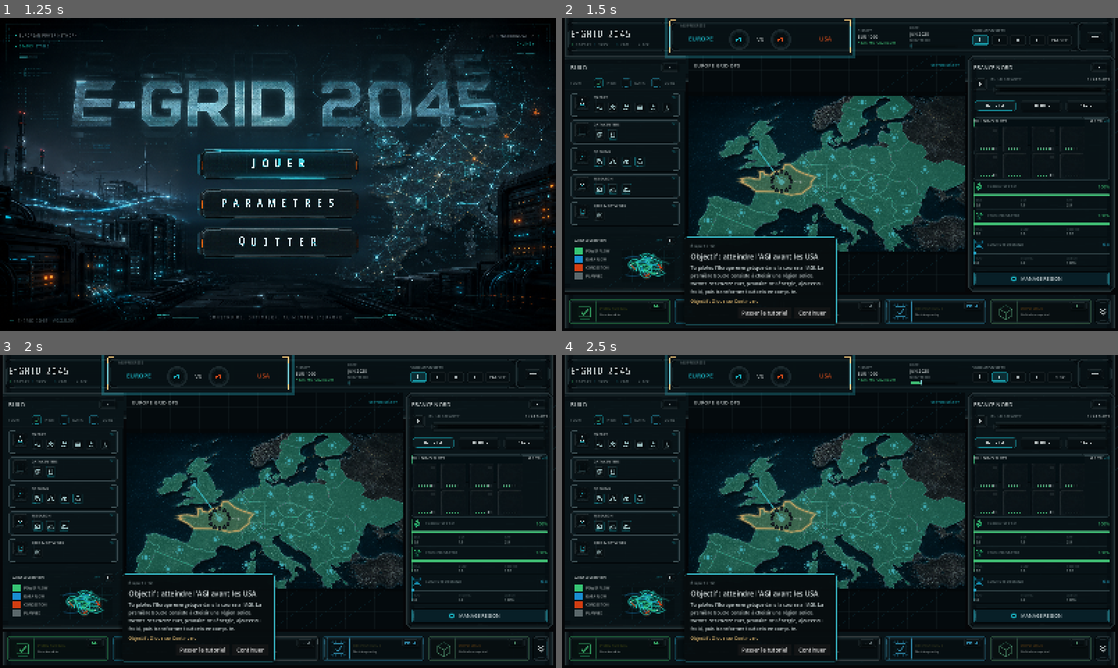
Above: before the commit, frames 1-4 (two rows, left to right).
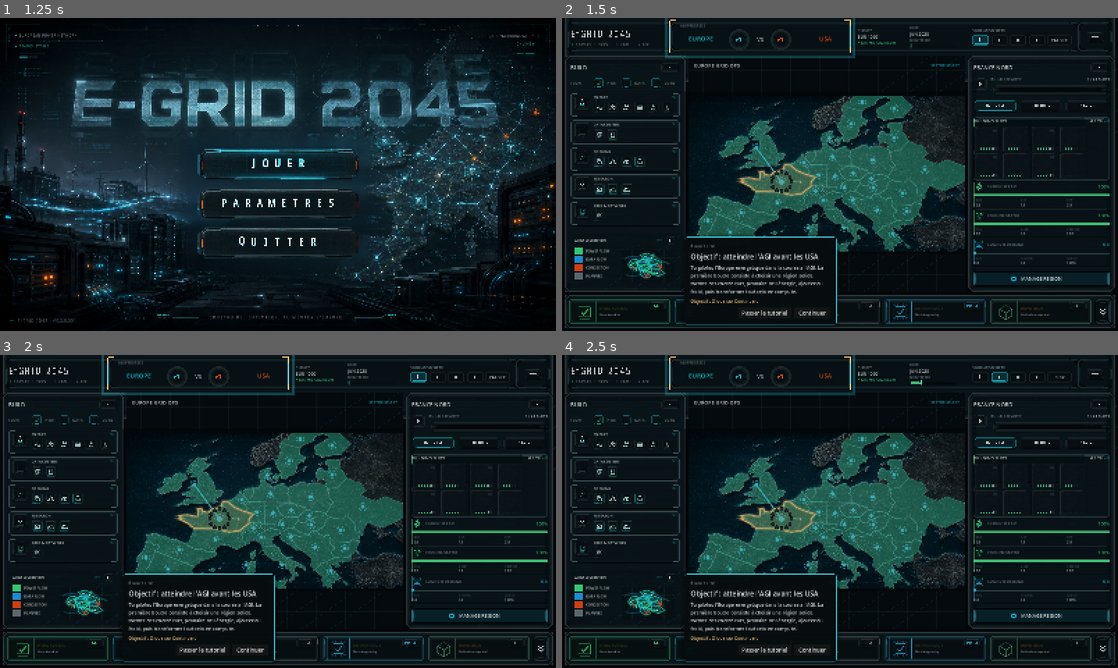
Above: after the commit, the same moments.

Repository: Exifs/Hackaton-Engie-E-Grid-2045
Game: Godot game, scene res://scenes/main_menu.tscn
The game is run twice, just before and just after one commit, with the same random seed, the same clock (stepped at 60 frames per second) and the same inputs.
Inputs (mouse positions are in pixels of both pictures, inside the frame that each line leads up to):
- Up to frame 1 (1.25 s): tap Enter (menu_accept) at 0.5 s; move the mouse to (400, 158) at 0.52 s; hold Right (ui_right) from 0.53 s (still down); tap 2 (game_speed_fast) at 0.6 s; click (400, 158) at 0.67 s
- Up to frame 2 (1.5 s): release Right (ui_right) at 1.25 s; click (840, 165) at 1.25 s
- Up to frame 3 (2 s): no input
- Up to frame 4 (2.5 s): click (1001, 376) at 2 s

Frame 1 is identical in both runs. In frame 2, 1.0% of the frame differs, in the area x 0-100%, y 12-100%; in frame 3, 1.0%; in frame 4, 1.0%.

Commit message:
Add panel chrome overlay validation

Diff:
--- a/e-grid-2045/scenes/ui/game/e_grid_alert_bar.tscn
+++ b/e-grid-2045/scenes/ui/game/e_grid_alert_bar.tscn
@@ -1,9 +1,10 @@
-[gd_scene load_steps=5 format=3]
+[gd_scene load_steps=6 format=3]
 
 [ext_resource type="Script" path="res://scripts/ui/game/e_grid_alert_bar.gd" id="1_alert_bar"]
 [ext_resource type="PackedScene" path="res://scenes/ui/game/e_grid_alert_item.tscn" id="2_alert_item"]
 [ext_resource type="PackedScene" path="res://scenes/ui/components/e_grid_panel.tscn" id="3_panel"]
 [ext_resource type="PackedScene" path="res://scenes/ui/components/e_grid_chevron_button.tscn" id="4_chevron_button"]
+[ext_resource type="Script" path="res://scripts/ui/game/e_grid_panel_outer_chrome.gd" id="5_outer_chrome"]
 
 [node name="EGridAlertBar" type="Control"]
 custom_minimum_size = Vector2(0, 96)
@@ -21,6 +22,16 @@
 mouse_filter = 2
 fit_to_source_size = false
 stretch_to_bounds = true
+
+[node name="OuterChrome" type="Control" parent="."]
+layout_mode = 1
+anchors_preset = 15
+anchor_right = 1.0
+anchor_bottom = 1.0
+grow_horizontal = 2
+grow_vertical = 2
+mouse_filter = 2
+script = ExtResource("5_outer_chrome")
 
 [node name="ContentMargin" type="MarginContainer" parent="."]
 layout_mode = 1
--- a/e-grid-2045/scenes/ui/game/e_grid_build_palette.tscn
+++ b/e-grid-2045/scenes/ui/game/e_grid_build_palette.tscn
@@ -6,6 +6,7 @@
 [ext_resource type="PackedScene" path="res://scenes/ui/game/e_grid_grid_overview.tscn" id="4_grid_overview"]
 [ext_resource type="Script" path="res://scripts/ui/game/e_grid_build_palette.gd" id="5_build_palette"]
 [ext_resource type="PackedScene" path="res://scenes/ui/components/e_grid_checkbox.tscn" id="6_checkbox"]
+[ext_resource type="Script" path="res://scripts/ui/game/e_grid_panel_outer_chrome.gd" id="7_outer_chrome"]
 
 [sub_resource type="LabelSettings" id="LabelSettings_title"]
 font_size = 16
@@ -30,6 +31,16 @@
 mouse_filter = 2
 fit_to_source_size = false
 stretch_to_bounds = true
+
+[node name="OuterChrome" type="Control" parent="."]
+layout_mode = 1
+anchors_preset = 15
+anchor_right = 1.0
+anchor_bottom = 1.0
+grow_horizontal = 2
+grow_vertical = 2
+mouse_filter = 2
+script = ExtResource("7_outer_chrome")
 
 [node name="ContentMargin" type="MarginContainer" parent="."]
 layout_mode = 1
--- a/e-grid-2045/scripts/test/e_grid_game_ui_layout_render_test.gd
+++ b/e-grid-2045/scripts/test/e_grid_game_ui_layout_render_test.gd
@@ -91,14 +91,17 @@
 	var top_bar := game_scene.get_node_or_null("SafeArea/Root/TopBar") as Control
 	var build_owner := game_scene.get_node_or_null("SafeArea/Root/MainRow/BuildPalette") as Control
 	var region_owner := game_scene.get_node_or_null("SafeArea/Root/MainRow/RegionPanel") as Control
+	var alert_owner := game_scene.get_node_or_null("SafeArea/Root/AlertBar") as Control
 	var top_panel := game_scene.get_node_or_null("SafeArea/Root/TopBar/BackgroundPanel") as Control
 	var build_panel := game_scene.get_node_or_null("SafeArea/Root/MainRow/BuildPalette/BackgroundPanel") as Control
 	var region_panel := game_scene.get_node_or_null("SafeArea/Root/MainRow/RegionPanel/BackgroundPanel") as Control
+	var alert_panel := game_scene.get_node_or_null("SafeArea/Root/AlertBar/BackgroundPanel") as Control
 
 	for entry in [
 		{"label": "top bar", "node": top_panel, "owner": top_bar},
 		{"label": "build palette", "node": build_panel, "owner": build_owner},
 		{"label": "region panel", "node": region_panel, "owner": region_owner},
+		{"label": "alert bar", "node": alert_panel, "owner": alert_owner},
 	]:
 		var panel := entry["node"] as Control
 		if panel == null:
@@ -117,6 +120,49 @@
 		var owner := entry["owner"] as Control
 		if owner != null and panel.get_global_rect().size.x < owner.get_global_rect().size.x - 1.0:
 			_failures.append("%s background does not cover its owner width." % entry["label"])
+
+	_validate_panel_edge_chrome(game_scene)
+
+
+func _validate_panel_edge_chrome(game_scene: Control) -> void:
+	for entry in [
+		{
+			"label": "build palette",
+			"owner": game_scene.get_node_or_null("SafeArea/Root/MainRow/BuildPalette"),
+			"background": game_scene.get_node_or_null("SafeArea/Root/MainRow/BuildPalette/BackgroundPanel"),
+			"chrome": game_scene.get_node_or_null("SafeArea/Root/MainRow/BuildPalette/OuterChrome"),
+			"content": game_scene.get_node_or_null("SafeArea/Root/MainRow/BuildPalette/ContentMargin"),
+		},
+		{
+			"label": "alert bar",
+			"owner": game_scene.get_node_or_null("SafeArea/Root/AlertBar"),
+			"background": game_scene.get_node_or_null("SafeArea/Root/AlertBar/BackgroundPanel"),
+			"chrome": game_scene.get_node_or_null("SafeArea/Root/AlertBar/OuterChrome"),
+			"content": game_scene.get_node_or_null("SafeArea/Root/AlertBar/ContentMargin"),
+		},
+	]:
+		var owner := entry["owner"] as Control
+		var background := entry["background"] as Control
+		var chrome := entry["chrome"] as Control
+		var content := entry["content"] as Control
+		var label := str(entry["label"])
+		if owner == null or background == null or content == null:
+			_failures.append("%s panel edge chrome cannot be validated because required nodes are missing." % label)
+			continue
+		if chrome == null:
+			_failures.append("%s panel should expose an OuterChrome border overlay." % label)
+			continue
+
+		var owner_rect := owner.get_global_rect()
+		var chrome_rect := chrome.get_global_rect()
+		if chrome_rect.size.x < owner_rect.size.x - 1.0 or chrome_rect.size.y < owner_rect.size.y - 1.0:
+			_failures.append("%s OuterChrome should cover the full panel bounds." % label)
+		if chrome.get_index() <= background.get_index():
+			_failures.append("%s OuterChrome should render above the background panel." % label)
+		if chrome.get_index() >= content.get_index():
+			_failures.append("%s OuterChrome should stay below content controls." % label)
+		if chrome.mouse_filter != Control.MOUSE_FILTER_IGNORE:
+			_failures.append("%s OuterChrome should not intercept panel input." % label)
 
 
 func _validate_menu_button(game_scene: Control) -> void:
@@ -820,6 +866,16 @@
 	var region_panel := game_scene.get_node_or_null("SafeArea/Root/MainRow/RegionPanel") as Control
 	if region_panel != null:
 		region_panel.set("active_tab", "overview")
+	_hide_tutorial_overlay(game_scene)
+
+
+func _hide_tutorial_overlay(game_scene: Control) -> void:
+	var overlay := game_scene.find_child("TutorialOverlay", true, false) as Control
+	if overlay == null:
+		return
+
+	overlay.hide()
+	overlay.mouse_filter = Control.MOUSE_FILTER_IGNORE
 
 
 func _validate_top_bar_pixels() -> void:
--- /dev/null
+++ b/e-grid-2045/scripts/ui/game/e_grid_panel_outer_chrome.gd
@@ -0,0 +1,156 @@
+@tool
+class_name EGridPanelOuterChrome
+extends Control
+
+@export var corner_size := 12.0:
+	set(value):
+		corner_size = value
+		queue_redraw()
+@export var inner_inset := 6.0:
+	set(value):
+		inner_inset = value
+		queue_redraw()
+@export var outer_line_color := Color("#3b4b50d8"):
+	set(value):
+		outer_line_color = value
+		queue_redraw()
+@export var inner_line_color := Color("#182b30d4"):
+	set(value):
+		inner_line_color = value
+		queue_redraw()
+@export var corner_accent_color := Color("#88a4a9a0"):
+	set(value):
+		corner_accent_color = value
+		queue_redraw()
+
+
+func _ready() -> void:
+	mouse_filter = Control.MOUSE_FILTER_IGNORE
+	queue_redraw.call_deferred()
+
+
+func _notification(what: int) -> void:
+	if what == NOTIFICATION_RESIZED:
+		queue_redraw()
+
+
+func _draw() -> void:
+	if size.x <= 18.0 or size.y <= 18.0:
+		return
+
+	var outer_rect := Rect2(Vector2.ZERO, size).grow(-1.0)
+	var inner_rect := outer_rect.grow(-inner_inset)
+	_draw_corner_caps(outer_rect)
+	_draw_edge_bands(outer_rect)
+	_draw_closed_polyline(_clipped_rect_points(outer_rect, corner_size), Color("#020608ee"), 2.0)
+	_draw_closed_polyline(_clipped_rect_points(outer_rect.grow(-1.0), maxf(corner_size - 1.0, 2.0)), outer_line_color, 1.0)
+	_draw_closed_polyline(_clipped_rect_points(inner_rect, maxf(corner_size - 4.0, 2.0)), inner_line_color, 1.0)
+	_draw_corner_marks(outer_rect)
+
+
+func _draw_edge_bands(rect: Rect2) -> void:
+	var horizontal_width := maxf(rect.size.x - 48.0, 0.0)
+	var vertical_height := maxf(rect.size.y - 48.0, 0.0)
+	if horizontal_width > 0.0:
+		draw_rect(Rect2(rect.position + Vector2(24.0, 3.0), Vector2(horizontal_width, 3.0)), Color("#0206098a"), true)
+		draw_rect(Rect2(rect.position + Vector2(24.0, 7.0), Vector2(horizontal_width, 1.0)), Color("#2b414794"), true)
+		draw_rect(Rect2(Vector2(rect.position.x + 24.0, rect.end.y - 7.0), Vector2(horizontal_width, 1.0)), Color("#23363b82"), true)
+		draw_rect(Rect2(Vector2(rect.position.x + 24.0, rect.end.y - 5.0), Vector2(horizontal_width, 3.0)), Color("#020608a8"), true)
+	if vertical_height > 0.0:
+		draw_rect(Rect2(rect.position + Vector2(3.0, 24.0), Vector2(3.0, vertical_height)), Color("#02060986"), true)
+		draw_rect(Rect2(rect.position + Vector2(7.0, 24.0), Vector2(1.0, vertical_height)), Color("#2b41476e"), true)
+		draw_rect(Rect2(Vector2(rect.end.x - 7.0, rect.position.y + 24.0), Vector2(1.0, vertical_height)), Color("#23363b70"), true)
+		draw_rect(Rect2(Vector2(rect.end.x - 5.0, rect.position.y + 24.0), Vector2(3.0, vertical_height)), Color("#020608a0"), true)
+
+
+func _draw_corner_caps(rect: Rect2) -> void:
+	var cap := minf(44.0, minf(rect.size.x, rect.size.y) * 0.42)
+	if cap <= 16.0:
+		return
+
+	var x := rect.position.x
+	var y := rect.position.y
+	var ex := rect.end.x
+	var ey := rect.end.y
+	var fill := Color("#02070bd0")
+	var edge := Color("#2d424890")
+
+	draw_colored_polygon(PackedVector2Array([
+		Vector2(x + 1.0, y + 14.0),
+		Vector2(x + 14.0, y + 1.0),
+		Vector2(x + cap, y + 1.0),
+		Vector2(x + cap - 11.0, y + 7.0),
+		Vector2(x + 18.0, y + 7.0),
+		Vector2(x + 7.0, y + 18.0),
+		Vector2(x + 7.0, y + cap - 11.0),
+		Vector2(x + 1.0, y + cap),
+	]), fill)
+	draw_colored_polygon(PackedVector2Array([
+		Vector2(ex - 14.0, y + 1.0),
+		Vector2(ex - 1.0, y + 14.0),
+		Vector2(ex - 1.0, y + cap),
+		Vector2(ex - 7.0, y + cap - 11.0),
+		Vector2(ex - 7.0, y + 18.0),
+		Vector2(ex - 18.0, y + 7.0),
+		Vector2(ex - cap + 11.0, y + 7.0),
+		Vector2(ex - cap, y + 1.0),
+	]), fill)
+	draw_colored_polygon(PackedVector2Array([
+		Vector2(x + 1.0, ey - 14.0),
+		Vector2(x + 7.0, ey - cap + 11.0),
+		Vector2(x + 7.0, ey - 18.0),
+		Vector2(x + 18.0, ey - 7.0),
+		Vector2(x + cap - 11.0, ey - 7.0),
+		Vector2(x + cap, ey - 1.0),
+		Vector2(x + 14.0, ey - 1.0),
+		Vector2(x + 1.0, ey - 14.0),
+	]), fill)
+	draw_colored_polygon(PackedVector2Array([
+		Vector2(ex - 1.0, ey - 14.0),
+		Vector2(ex - 14.0, ey - 1.0),
+		Vector2(ex - cap, ey - 1.0),
+		Vector2(ex - cap + 11.0, ey - 7.0),
+		Vector2(ex - 18.0, ey - 7.0),
+		Vector2(ex - 7.0, ey - 18.0),
+		Vector2(ex - 7.0, ey - cap + 11.0),
+		Vector2(ex - 1.0, ey - cap),
+	]), fill)
+
+	draw_line(Vector2(x + 15.0, y + 3.0), Vector2(x + cap - 8.0, y + 3.0), edge, 1.0, true)
+	draw_line(Vector2(ex - cap + 8.0, y + 3.0), Vector2(ex - 15.0, y + 3.0), edge, 1.0, true)
+	draw_line(Vector2(x + 15.0, ey - 3.0), Vector2(x + cap - 8.0, ey - 3.0), edge, 1.0, true)
+	draw_line(Vector2(ex - cap + 8.0, ey - 3.0), Vector2(ex - 15.0, ey - 3.0), edge, 1.0, true)
+
+
+func _draw_corner_marks(rect: Rect2) -> void:
+	var arm := 17.0
+	var inset := 8.0
+	draw_line(rect.position + Vector2(inset, 3.0), rect.position + Vector2(inset + arm, 3.0), corner_accent_color, 1.0, true)
+	draw_line(rect.position + Vector2(3.0, inset), rect.position + Vector2(3.0, inset + arm), corner_accent_color, 1.0, true)
+	draw_line(Vector2(rect.end.x - inset - arm, rect.position.y + 3.0), Vector2(rect.end.x - inset, rect.position.y + 3.0), corner_accent_color, 1.0, true)
+	draw_line(Vector2(rect.end.x - 3.0, rect.position.y + inset), Vector2(rect.end.x - 3.0, rect.position.y + inset + arm), corner_accent_color, 1.0, true)
+	draw_line(Vector2(rect.position.x + inset, rect.end.y - 3.0), Vector2(rect.position.x + inset + arm, rect.end.y - 3.0), corner_accent_color, 1.0, true)
+	draw_line(Vector2(rect.position.x + 3.0, rect.end.y - inset - arm), Vector2(rect.position.x + 3.0, rect.end.y - inset), corner_accent_color, 1.0, true)
+	draw_line(Vector2(rect.end.x - inset - arm, rect.end.y - 3.0), Vector2(rect.end.x - inset, rect.end.y - 3.0), corner_accent_color, 1.0, true)
+	draw_line(Vector2(rect.end.x - 3.0, rect.end.y - inset - arm), Vector2(rect.end.x - 3.0, rect.end.y - inset), corner_accent_color, 1.0, true)
+
+
+func _clipped_rect_points(rect: Rect2, clip_size: float) -> PackedVector2Array:
+	var corner := minf(clip_size, minf(rect.size.x, rect.size.y) * 0.5)
+	return PackedVector2Array([
+		Vector2(rect.position.x + corner, rect.position.y),
+		Vector2(rect.end.x - corner, rect.position.y),
+		Vector2(rect.end.x, rect.position.y + corner),
+		Vector2(rect.end.x, rect.end.y - corner),
+		Vector2(rect.end.x - corner, rect.end.y),
+		Vector2(rect.position.x + corner, rect.end.y),
+		Vector2(rect.position.x, rect.end.y - corner),
+		Vector2(rect.position.x, rect.position.y + corner),
+	])
+
+
+func _draw_closed_polyline(points: PackedVector2Array, color: Color, width: float) -> void:
+	var closed_points := PackedVector2Array(points)
+	if closed_points.size() > 0:
+		closed_points.append(closed_points[0])
+	draw_polyline(closed_points, color, width, true)
Not shown: 1 places in e-grid-2045/scenes/ui/game/e_grid_build_palette.tscn that only renumber resources
Not shown, added: e-grid-2045/scripts/ui/game/e_grid_panel_outer_chrome.gd.uid
